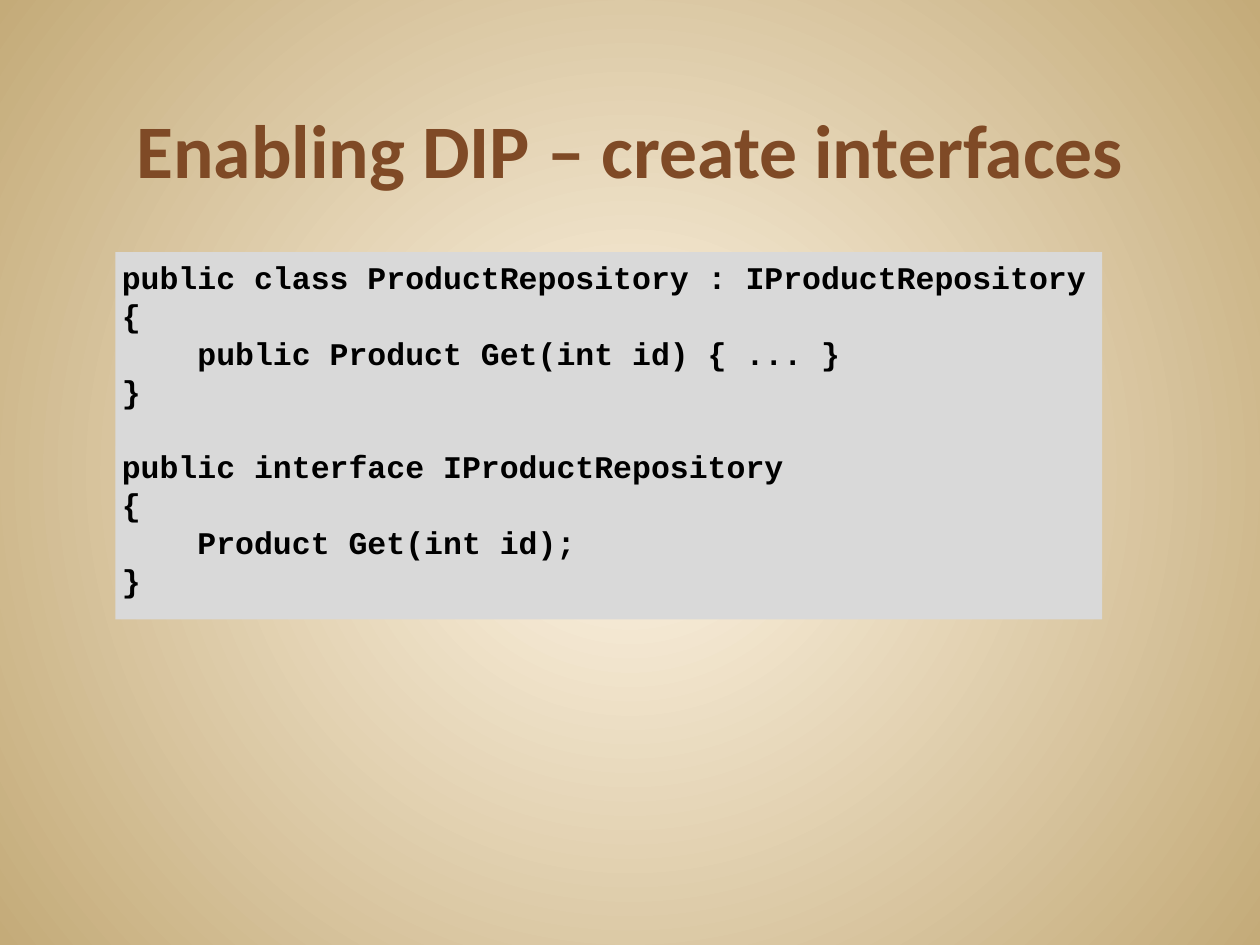
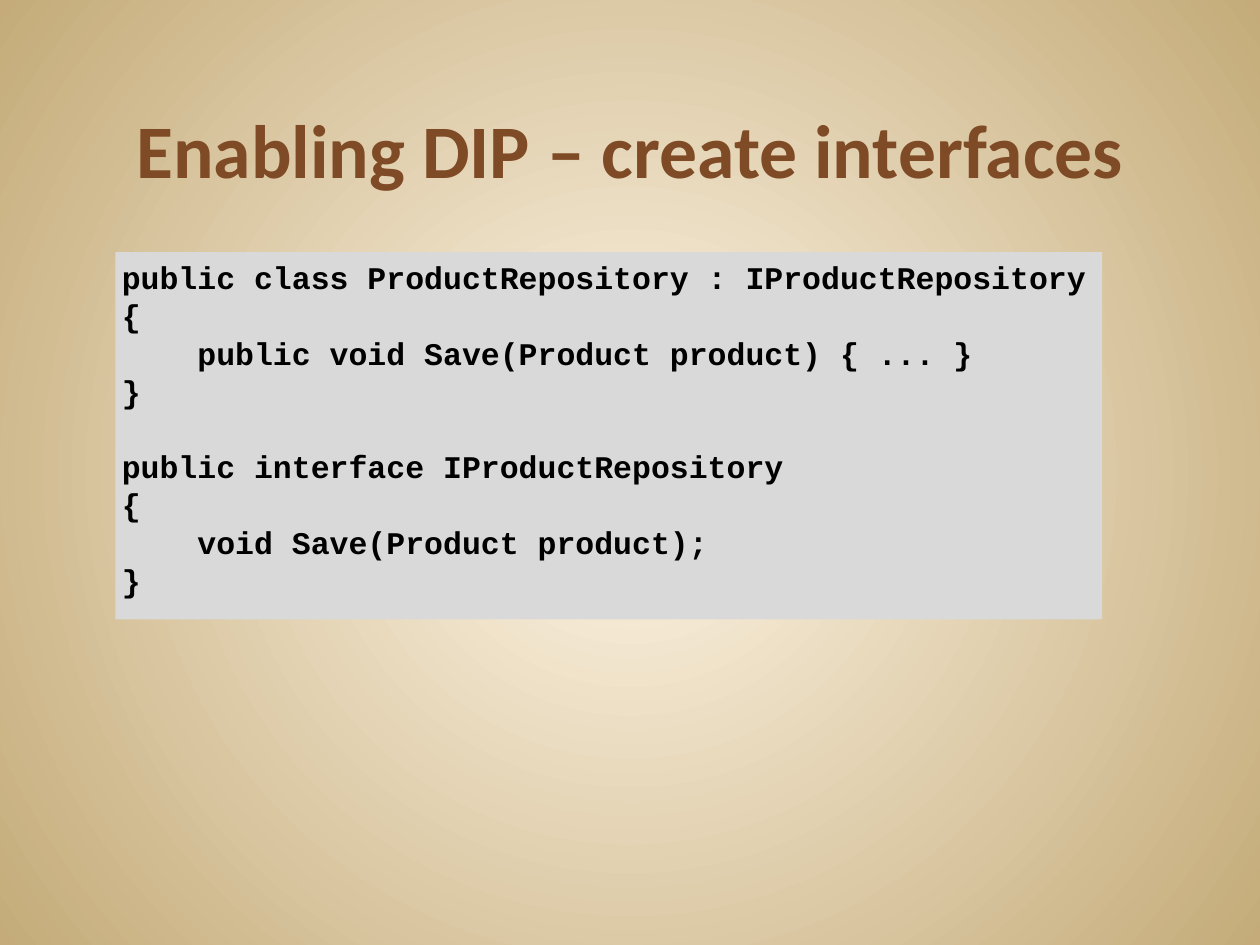
Before and after one commit to JonKruger/solid-principles, a slide deck: slide 61 of SOLID Software Design Principles - without small methods.pptx. Drawn at 1260x945 pixels with LibreOffice and Linux fonts; fonts in the diff are those of the drawing. Boxes give left, top, right and bottom in pixels: in the first picture for what was removed or moved away, otherwise in the second. Text is boxed around its words. In the diff, an @@ line names an element or a change of style, - is before the commit and + after.

Commit message:
using SaveProductService instead of GetProductService in DI since it's a better example

```diff
--- a/SOLID Software Design Principles - without small methods.pptx
+++ b/SOLID Software Design Principles - without small methods.pptx
@@ text at [197,342,821,372]: text changed @@
-public Product Get(int id) { ... }
+public void Save(Product product) { ... }
@@ text at [197,531,708,561]: text changed @@
-Product Get(int id);
+void Save(Product product);
```
Also in this commit, not shown: 4 other slides changed, 1 other file.
